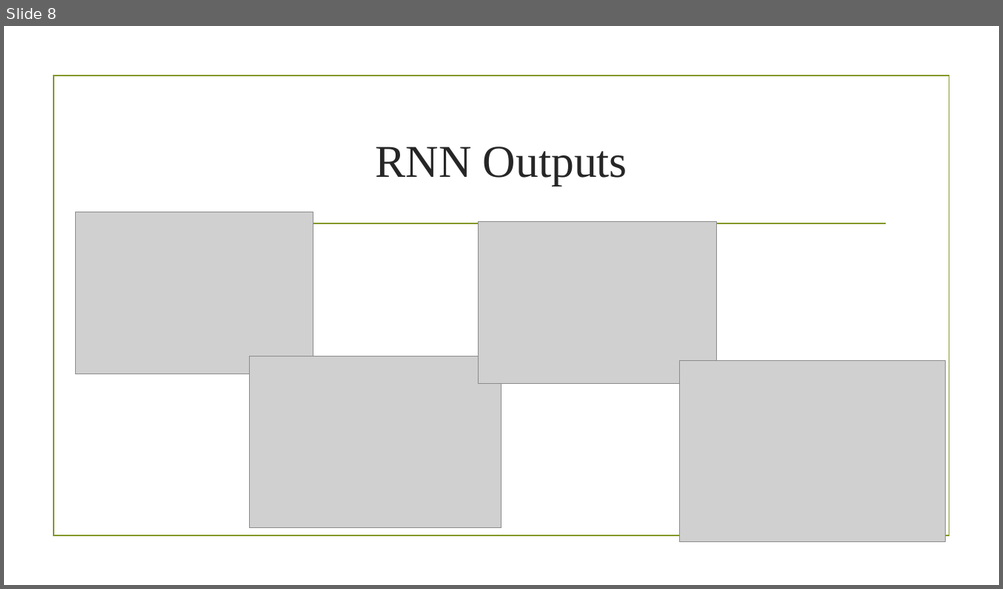
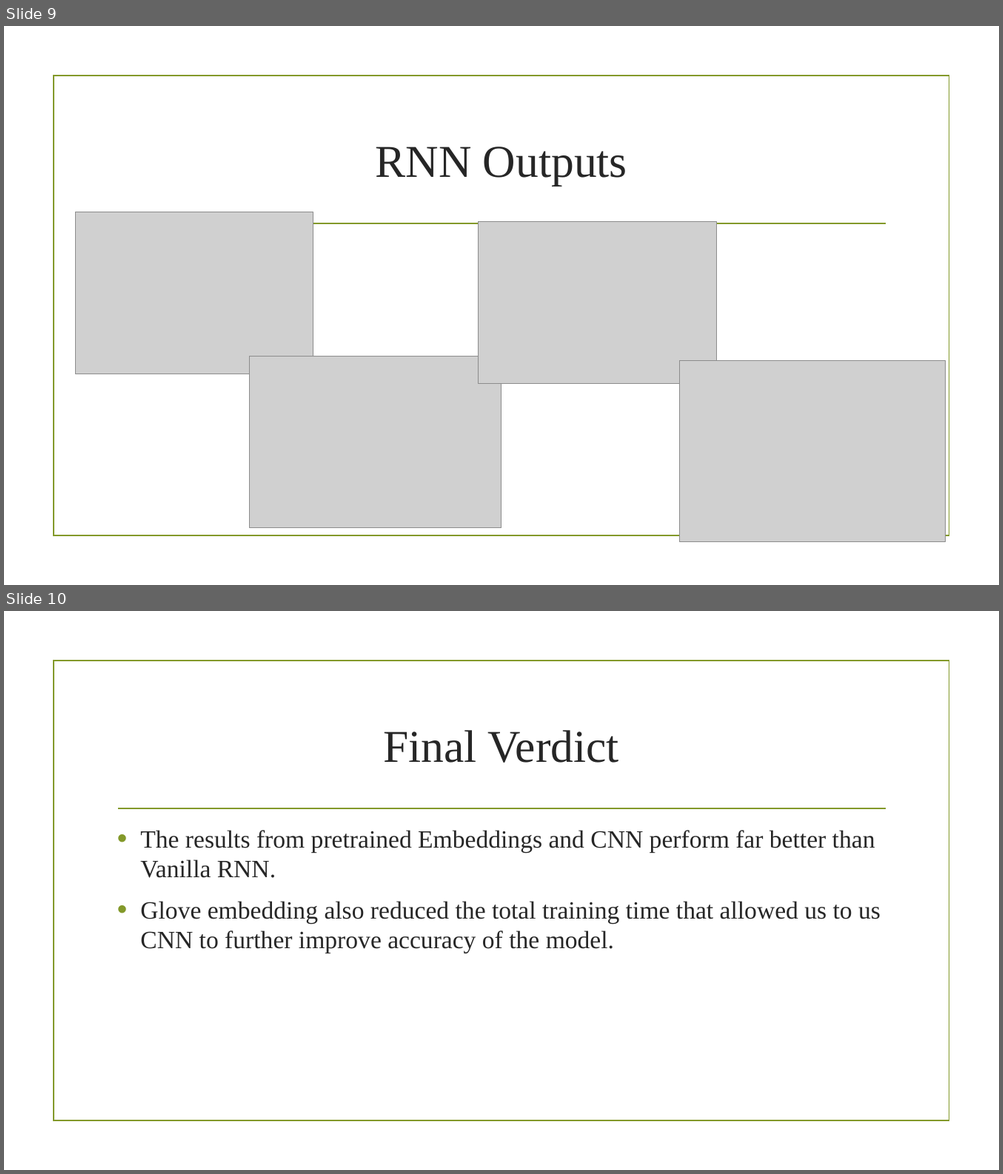
Before and after one commit to agarwalanant/TextClassifier, a slide deck: Report.pptx. Shown one above the other, each under a label of ours: slide 8 before the commit, slides 9 and 10 after it. The pictures are 1003x589 and 1003x1174 pixels, drawn with LibreOffice and Linux fonts; fonts in the diff are those of the drawing; grey boxes stand for pictures; background and template pictures are left out. Boxes give left, top, right and bottom in pixels: in the first picture for what was removed or moved away, otherwise in the second. Text is boxed around its words. In the diff, an @@ line names an element or a change of style, - is before the commit and + after.

```diff
--- a/Report.pptx
+++ b/Report.pptx
@@ slide 10 added at (x1=4, y1=611, x2=999, y2=1170), background picture (left out); not listed: 2 template elements that a slide beside it also shows @@
@@ title added at (x1=383, y1=730, x2=619, y2=763), 44 pt, text #262626 @@
+Final Verdict
@@ text added at (x1=140, y1=830, x2=880, y2=954), 24 pt, text #262626 @@
+• The results from pretrained Embeddings and CNN perform far better than Vanilla RNN.
+• Glove embedding also reduced the total training time that allowed us to us CNN to further improve accuracy of the model.
@@ what was slide 8 is now slide 9 @@
```
Also in this commit, not shown: 1 slide changed, 1 other slide added.
